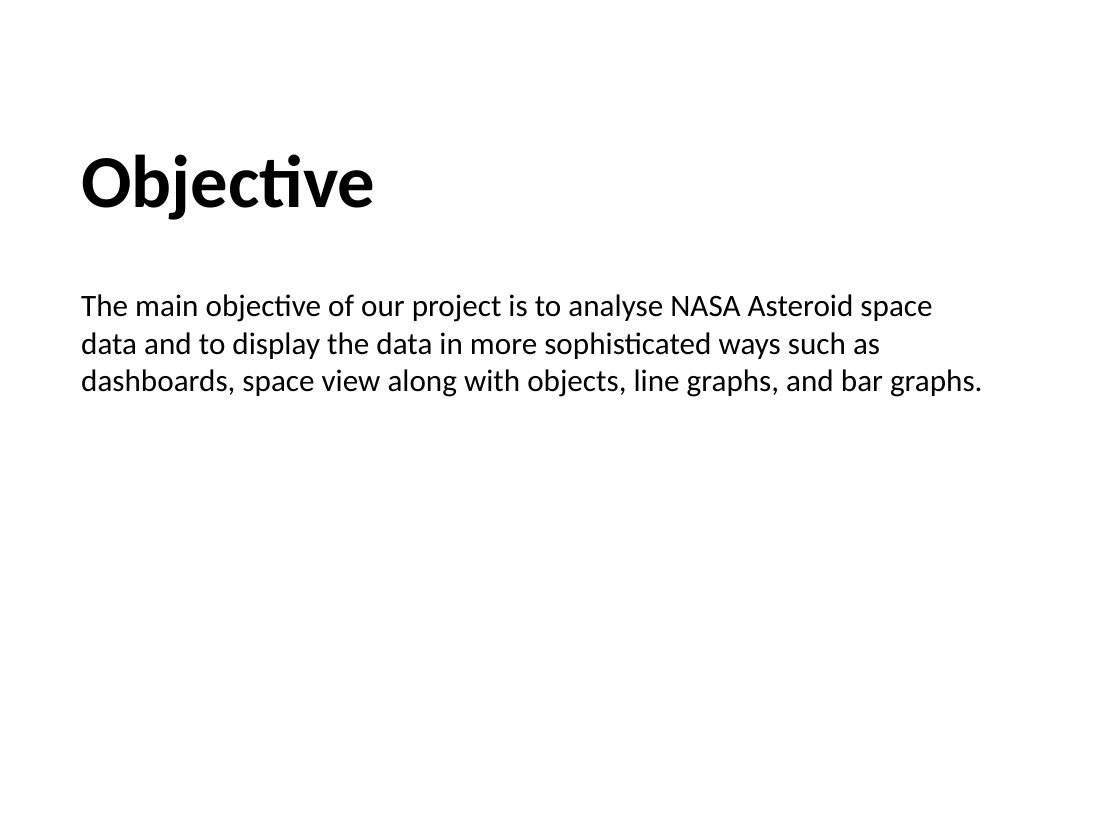
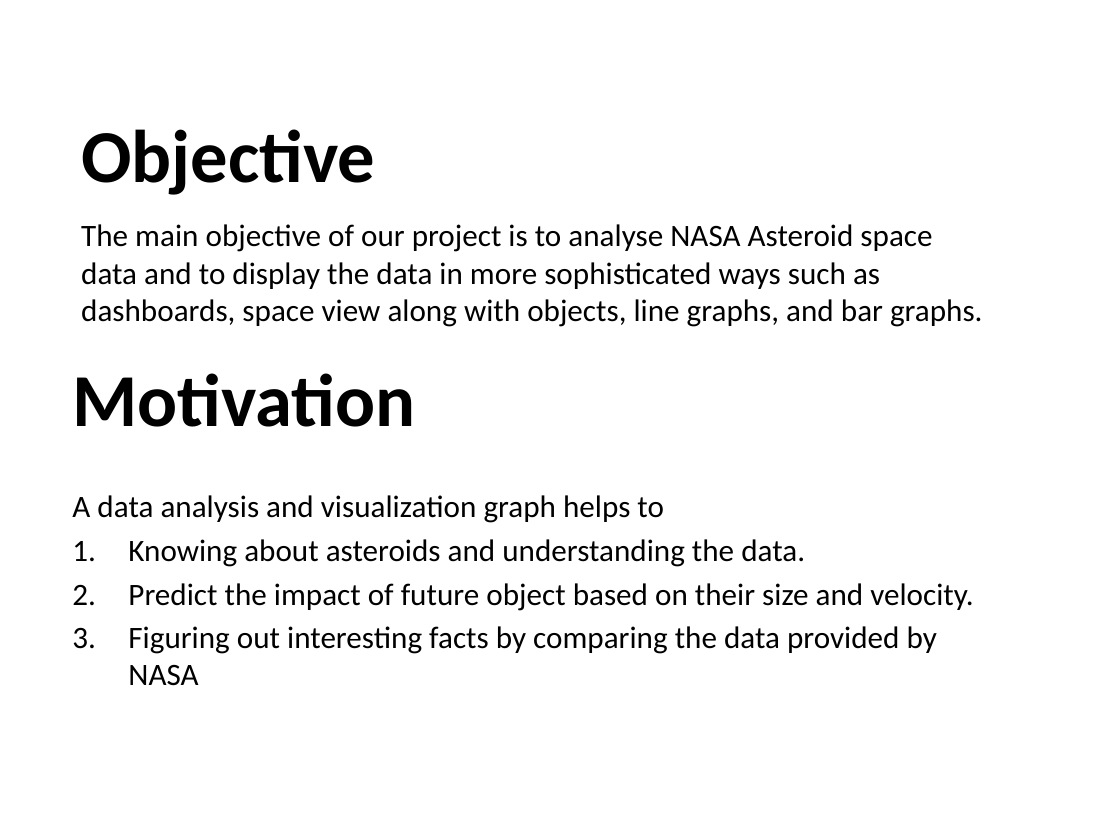
Before and after one commit to sindhusha-t/NasaAsteroids, a slide deck: slide 2 of Documentation/Docs/NASA Asteroids DA.pptx. Drawn at 1120x840 pixels with LibreOffice and Linux fonts; fonts in the diff are those of the drawing; background and template pictures are left out. Boxes give left, top, right and bottom in pixels: in the first picture for what was removed or moved away, otherwise in the second. Text is boxed around its words. In the diff, an @@ line names an element or a change of style, - is before the commit and + after.

```diff
--- a/Documentation/Docs/NASA Asteroids DA.pptx
+++ b/Documentation/Docs/NASA Asteroids DA.pptx
@@ title "Objective" moved from (x1=81, y1=154, x2=375, y2=220) to (x1=81, y1=129, x2=375, y2=195) @@
@@ subtitle "The main objective of our ..." moved from (x1=81, y1=294, x2=983, y2=397) to (x1=81, y1=224, x2=983, y2=327) @@
@@ text added at (x1=72, y1=373, x2=415, y2=427), 48 pt, text #000000, bold @@
+Motivation
@@ text added at (x1=72, y1=495, x2=973, y2=686), 20 pt, text #000000 @@
+A data analysis and visualization graph helps to
+1. Knowing about asteroids and understanding the data.
+2. Predict the impact of future object based on their size and velocity.
+3. Figuring out interesting facts by comparing the data provided by NASA
```
Also in this commit, not shown: 1 other slide changed, 1 slide added, 1 slide removed, 2 other files.
